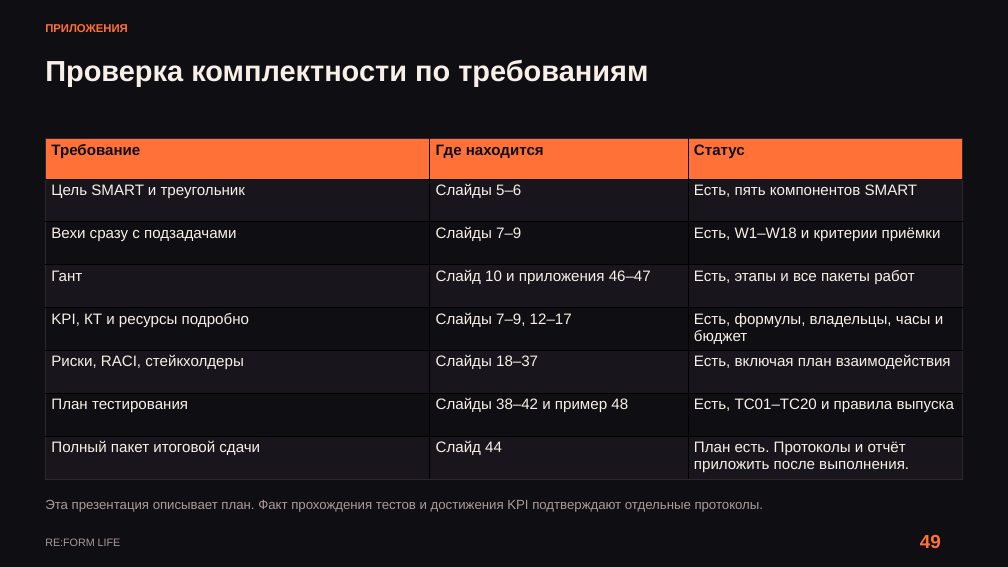
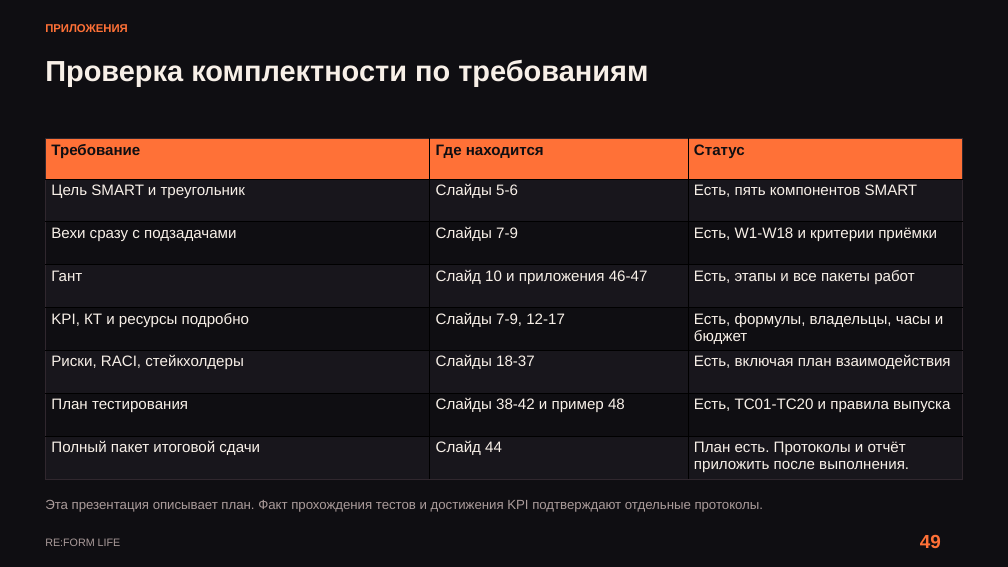
Before and after one commit to kartaamigo/RE-FORM-LIFE, a slide deck: slide 49 of docs/project-plan/RE_FORM_LIFE_Reviewed_Design.pptx. Drawn at 1008x567 pixels with LibreOffice and Linux fonts; fonts in the diff are those of the drawing. Boxes give left, top, right and bottom in pixels: in the first picture for what was removed or moved away, otherwise in the second. Text is boxed around its words. In the diff, an @@ line names an element or a change of style, - is before the commit and + after.

```diff
--- a/docs/project-plan/RE_FORM_LIFE_Reviewed_Design.pptx
+++ b/docs/project-plan/RE_FORM_LIFE_Reviewed_Design.pptx
@@ table at (45,138,962,478) @@
-row 2, column 2: Слайды 5–6
+row 2, column 2: Слайды 5-6
-row 3, column 2: Слайды 7–9
+row 3, column 2: Слайды 7-9
-row 3, column 3: Есть, W1–W18 и критерии приёмки
+row 3, column 3: Есть, W1-W18 и критерии приёмки
-row 4, column 2: Слайд 10 и приложения 46–47
+row 4, column 2: Слайд 10 и приложения 46-47
-row 5, column 2: Слайды 7–9, 12–17
+row 5, column 2: Слайды 7-9, 12-17
-row 6, column 2: Слайды 18–37
+row 6, column 2: Слайды 18-37
-row 7, column 2: Слайды 38–42 и пример 48
+row 7, column 2: Слайды 38-42 и пример 48
-row 7, column 3: Есть, TC01–TC20 и правила выпуска
+row 7, column 3: Есть, TC01-TC20 и правила выпуска
```
Also in this commit, not shown: 41 other slides changed, 1 other file.
